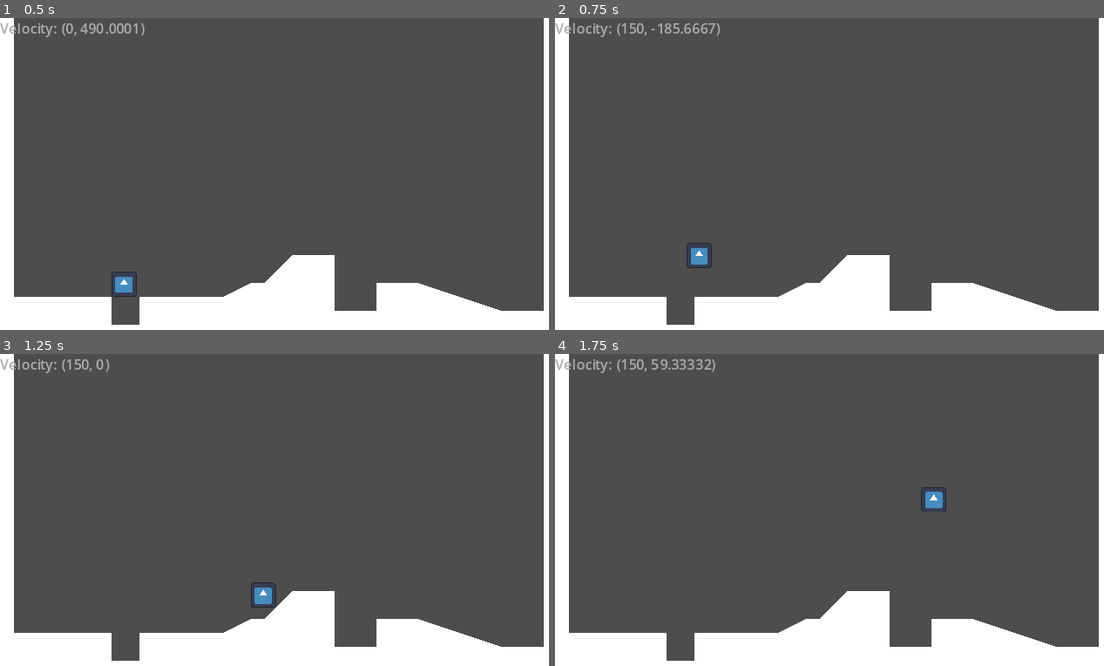
Above: before the commit, frames 1-4 (two rows, left to right).
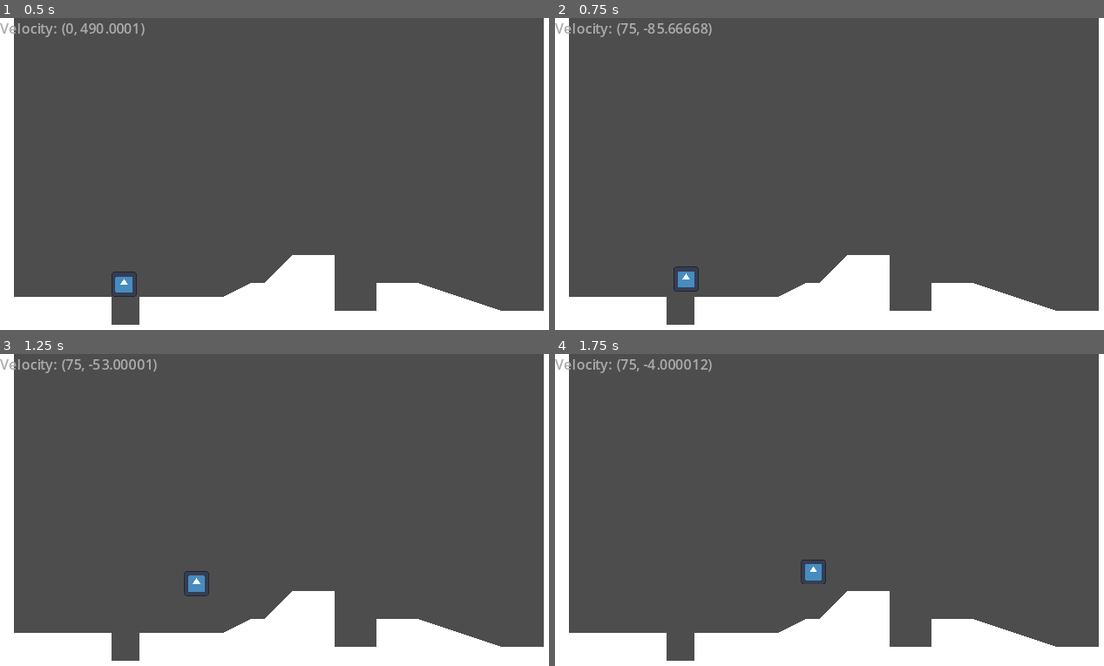
Above: after the commit, the same moments.

Repository: adachille/squaresy
Game: Godot game, scene res://scenes/game/world.tscn
The game is run twice, just before and just after one commit, with the same random seed, the same clock (stepped at 60 frames per second) and the same inputs. The engine's default icon, where the game draws it, is replaced by a stand-in: a white triangle on a blue panel in a dark square.
Inputs:
- Up to frame 1 (0.5 s): no input
- Up to frame 2 (0.75 s): tap Enter (ui_accept) at 0.5, 0.6 s; hold Right (ui_right) from 0.53 s (still down)
- Up to frame 3 (1.25 s): keep holding Right (ui_right); tap Enter (ui_accept) at 0.77, 1.07 s
- Up to frame 4 (1.75 s): keep holding Right (ui_right); tap Enter (ui_accept) at 1.35, 1.52 s

Frame 1 is identical in both runs. In frame 2, 0.6% of the frame differs, in the area x 12-30%, y 1-88%; in frame 3, 0.7%; in frame 4, 0.7%, in the area x 12-72%, y 1-74%.

Commit message:
Clean up basic movement

Diff:
--- a/scenes/_debug/info_layer.gd
+++ b/scenes/_debug/info_layer.gd
@@ -5,6 +5,7 @@
 
 # Called when the node enters the scene tree for the first time.
 func _ready():
+	velocity.text = "Velocity: Not set."
 	pass
 
 
--- a/scenes/game/characters/player.tscn
+++ b/scenes/game/characters/player.tscn
@@ -10,6 +10,8 @@
 position = Vector2(-8, -8)
 scale = Vector2(0.9, 0.9)
 script = ExtResource("1_br6sg")
+speed = 75.0
+jump_velocity = -200.0
 
 [node name="CollisionShape2D" type="CollisionShape2D" parent="."]
 position = Vector2(8, 8)
--- a/scenes/player.gd
+++ b/scenes/player.gd
@@ -1,8 +1,8 @@
 extends CharacterBody2D
 
 
-const SPEED = 150.0
-const JUMP_VELOCITY = -300.0
+@export var speed = 150.0
+@export var jump_velocity = -300.0
 
 # Get the gravity from the project settings to be synced with RigidBody nodes.
 var gravity = ProjectSettings.get_setting("physics/2d/default_gravity")
@@ -15,14 +15,14 @@
 
 	# Handle jump.
 	if Input.is_action_just_pressed("ui_accept") and is_on_floor():
-		velocity.y = JUMP_VELOCITY
+		velocity.y = jump_velocity
 
 	# Get the input direction and handle the movement/deceleration.
 	# As good practice, you should replace UI actions with custom gameplay actions.
 	var direction = Input.get_axis("ui_left", "ui_right")
 	if direction:
-		velocity.x = direction * SPEED
+		velocity.x = direction * speed
 	else:
-		velocity.x = move_toward(velocity.x, 0, SPEED)
+		velocity.x = move_toward(velocity.x, 0, speed)
 
 	move_and_slide()
